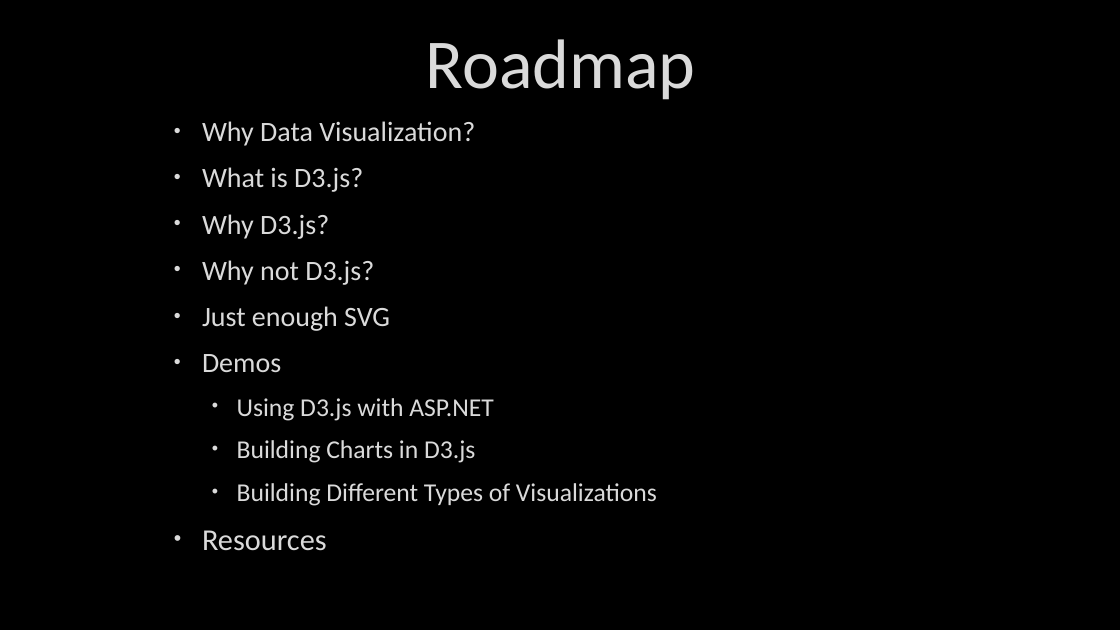
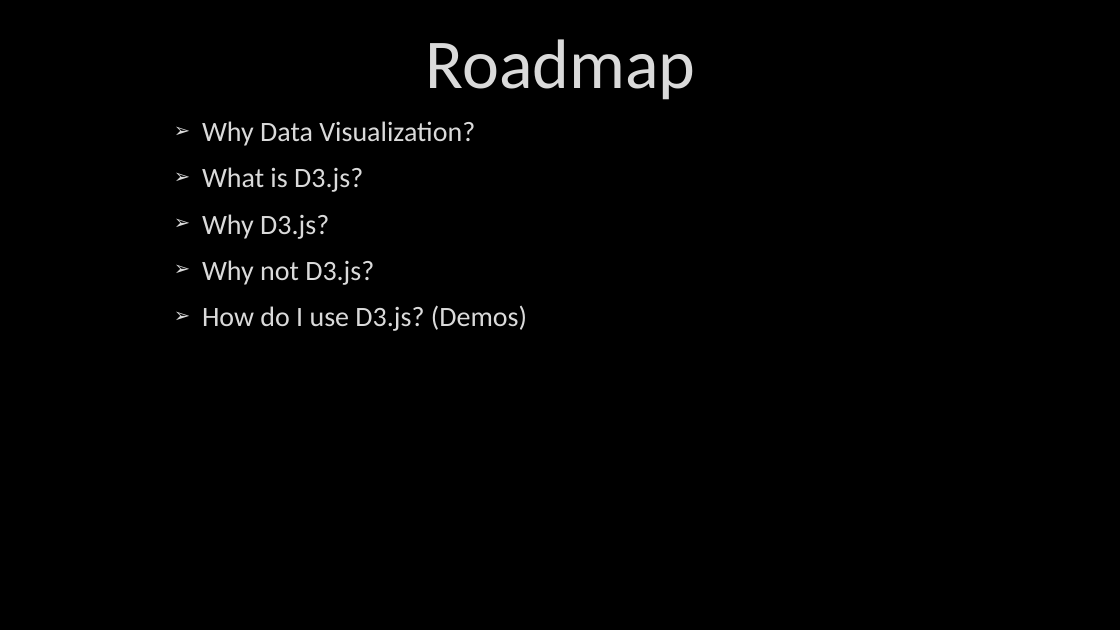
Before and after one commit to DustinEwers/D3-js-Demos, a slide deck: slide 3 of slides/d3.pptx. Drawn at 1120x630 pixels with LibreOffice and Linux fonts; fonts in the diff are those of the drawing; background and template pictures are left out. Boxes give left, top, right and bottom in pixels: in the first picture for what was removed or moved away, otherwise in the second. Text is boxed around its words. In the diff, an @@ line names an element or a change of style, - is before the commit and + after.

Commit message:
Slide updates + adding data files

```diff
--- a/slides/d3.pptx
+++ b/slides/d3.pptx
@@ text at [202, 305, 527, 331]: text changed; size 22 to 24 pt @@
-• Just enough SVG
-• Demos
-  • Using D3.js with ASP.NET
-  • Building Charts in D3.js
-  • Building Different Types of Visualizations
-• Resources
+➢ How do I use D3.js? (Demos)
```
Also in this commit, not shown: 2 other files.
